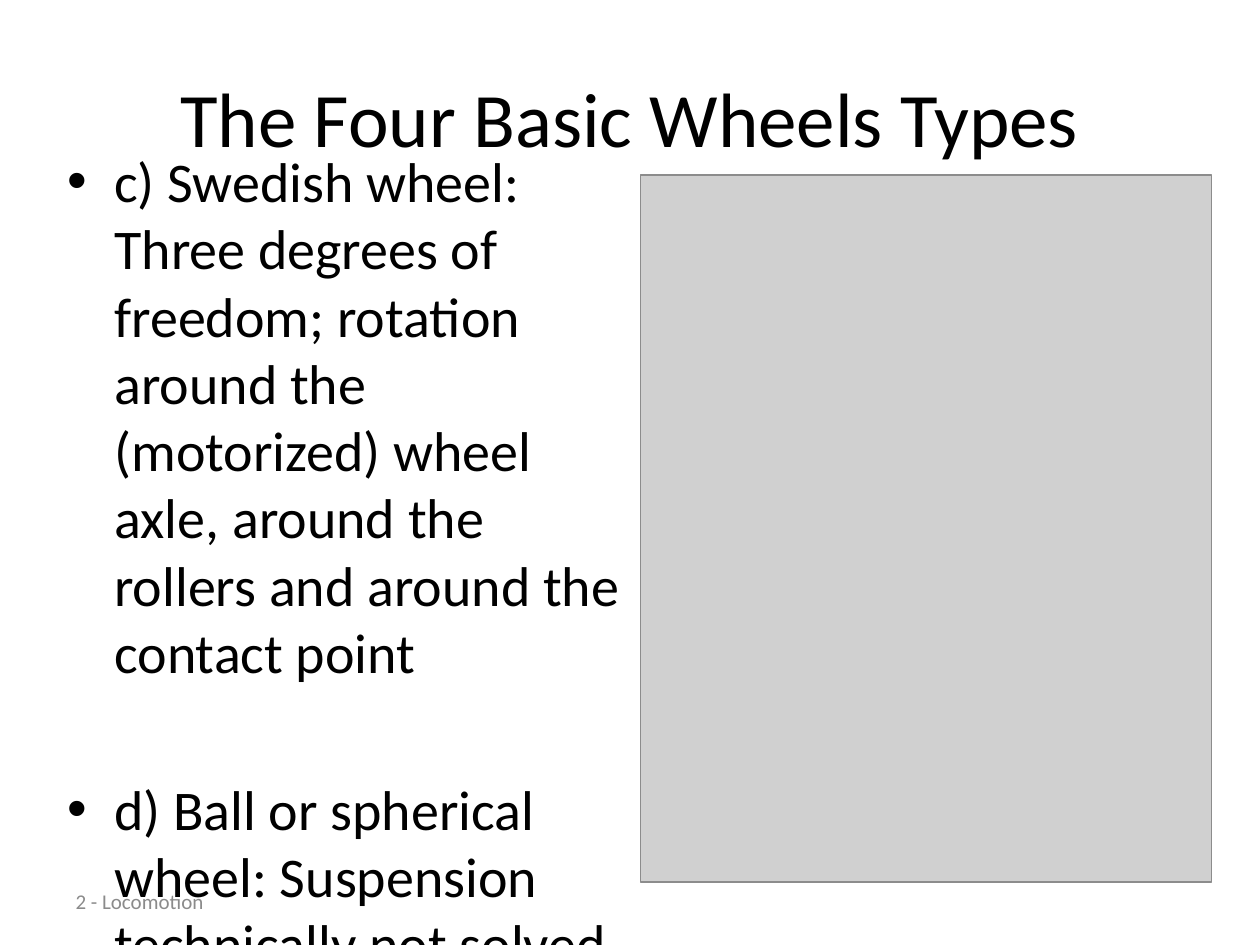
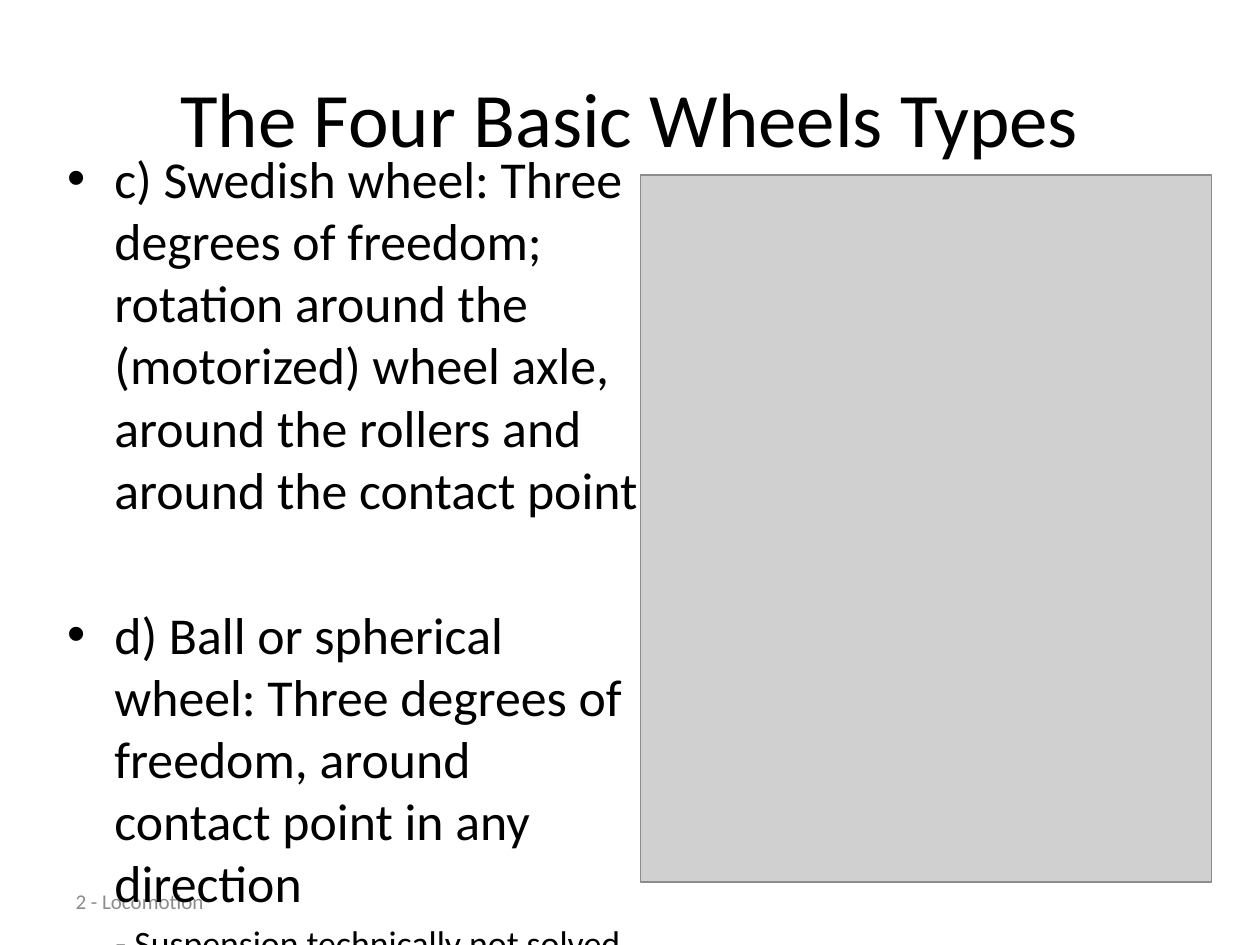
Before and after one commit to amitrokh/CMSC498F, a slide deck: slide 21 of lectures/week_2/Hardware and Locomotion-2.pptx. Drawn at 1260x945 pixels with LibreOffice and Linux fonts; fonts in the diff are those of the drawing; grey boxes stand for pictures. Boxes give left, top, right and bottom in pixels: in the first picture for what was removed or moved away, otherwise in the second. Text is boxed around its words. In the diff, an @@ line names an element or a change of style, - is before the commit and + after.

```diff
--- a/lectures/week_2/Hardware and Locomotion-2.pptx
+++ b/lectures/week_2/Hardware and Locomotion-2.pptx
@@ text at (114, 160, 637, 518): size 32 to 29.6 pt in "c) Swedish wheel: Three degrees of freedom; ..." @@
@@ text at (114, 616, 622, 909): text changed; size 32 to 29.6 pt @@
-• d) Ball or spherical wheel: Suspension technically not solved
+• d) Ball or spherical wheel: Three degrees of freedom, around contact point in any direction
+- Suspension technically not solved
```
Also in this commit, not shown: 1 other slide changed.
